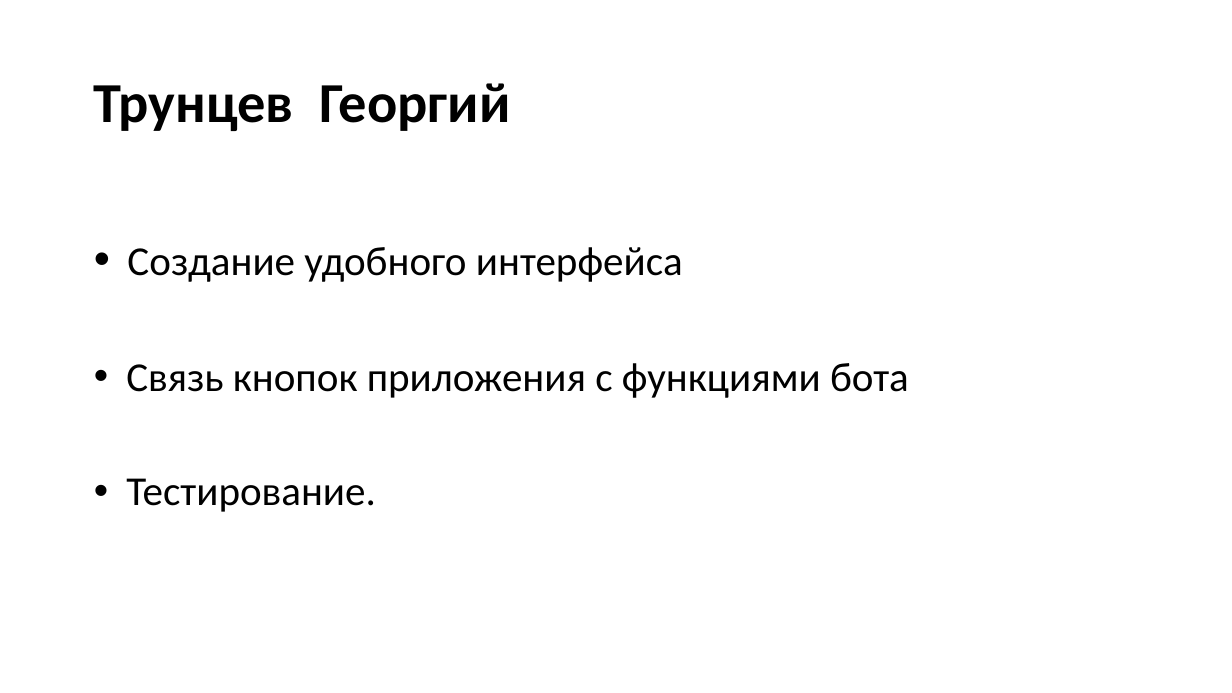
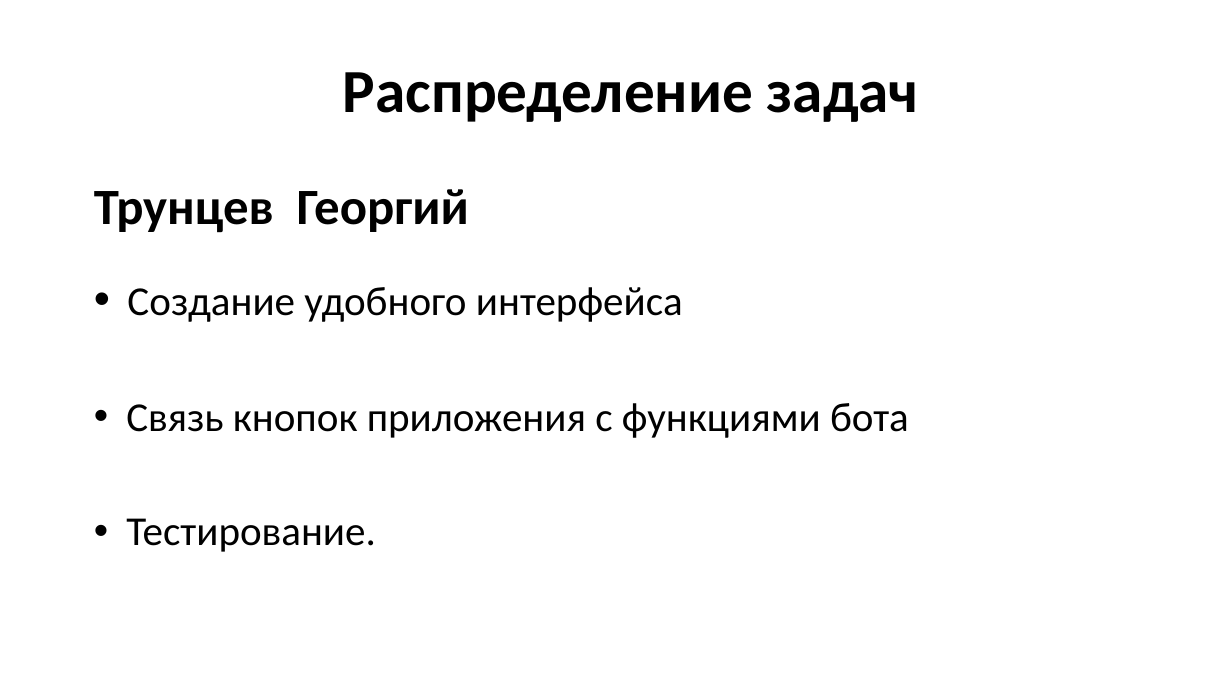
Before and after one commit to VoyakinH/TBot, a slide deck: slide 9 of TheExperts_презентация_.pptx (slide 10 before the commit). Drawn at 1232x693 pixels with LibreOffice and Linux fonts; fonts in the diff are those of the drawing. Boxes give left, top, right and bottom in pixels: in the first picture for what was removed or moved away, otherwise in the second. Text is boxed around its words. In the diff, an @@ line names an element or a change of style, - is before the commit and + after.

```diff
--- a/TheExperts_презентация_.pptx
+++ b/TheExperts_презентация_.pptx
@@ title at (94,72,919,233): text changed; size 44 to 47.7 pt @@
-Трунцев Георгий
+Распределение задач
+Трунцев Георгий
@@ text "Создание удобного интерфейса": place and size @@
-text "Создание удобного интерфейса" at (126,247,909,512)
+text "Создание удобного интерфейса" at (126,287,909,552)
```
Also in this commit, not shown: 1 slide removed.
